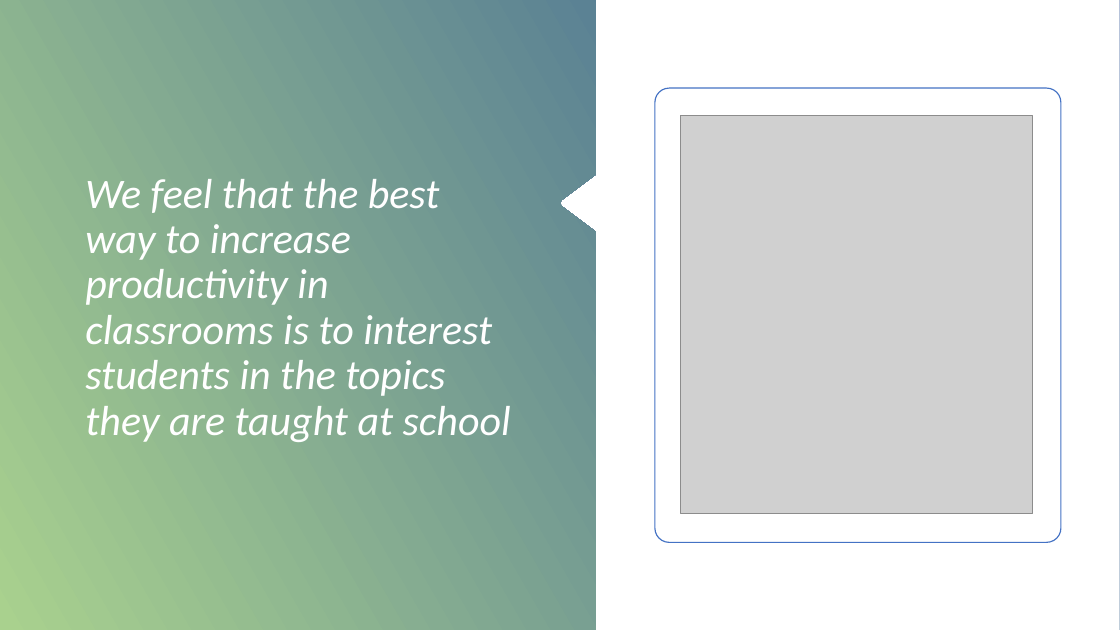
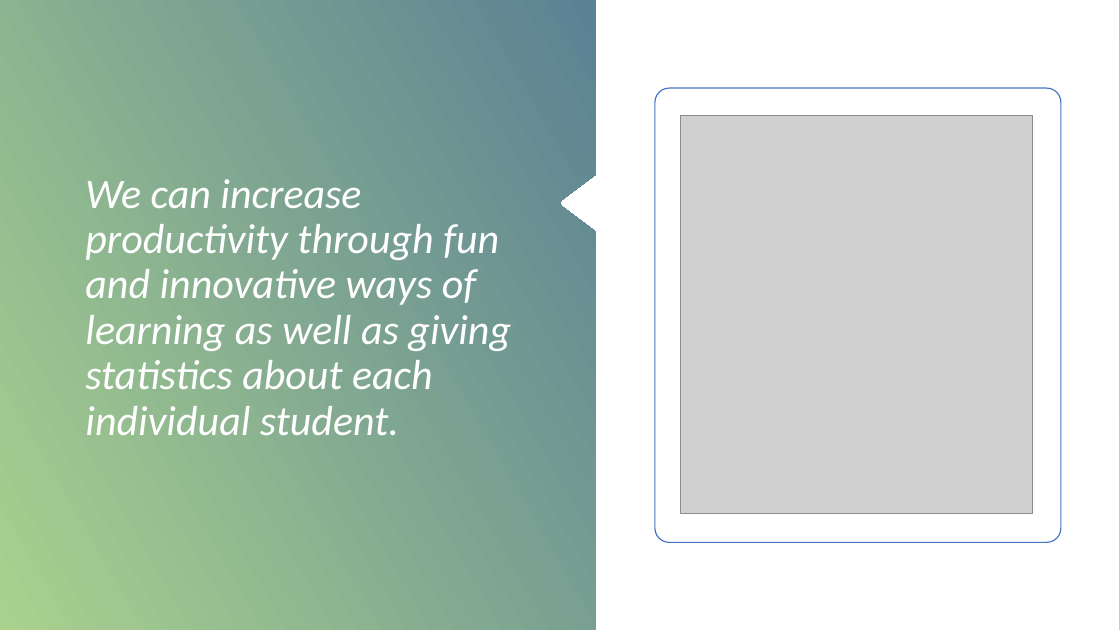
Before and after one commit to cmsparks/Rush_Game, a slide deck: slide 4 of asdkjhfew_eqffeqw.pptx. Drawn at 1120x630 pixels with LibreOffice and Linux fonts; fonts in the diff are those of the drawing; grey boxes stand for pictures. Boxes give left, top, right and bottom in pixels: in the first picture for what was removed or moved away, otherwise in the second. Text is boxed around its words. In the diff, an @@ line names an element or a change of style, - is before the commit and + after.

```diff
--- a/asdkjhfew_eqffeqw.pptx
+++ b/asdkjhfew_eqffeqw.pptx
@@ text at [85,179,511,435]: text changed @@
-We feel that the best way to increase productivity in classrooms is to interest students in the topics they are taught at school
+We can increase productivity through fun and innovative ways of learning as well as giving statistics about each individual student.
```
Also in this commit, not shown: 3 other slides changed, 1 other file.
